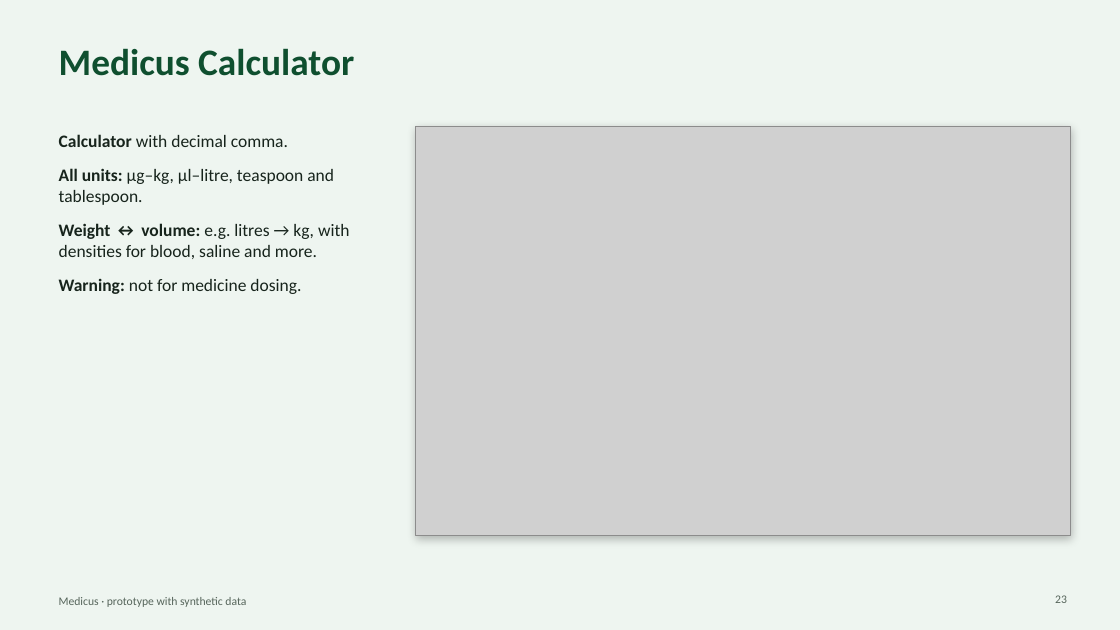
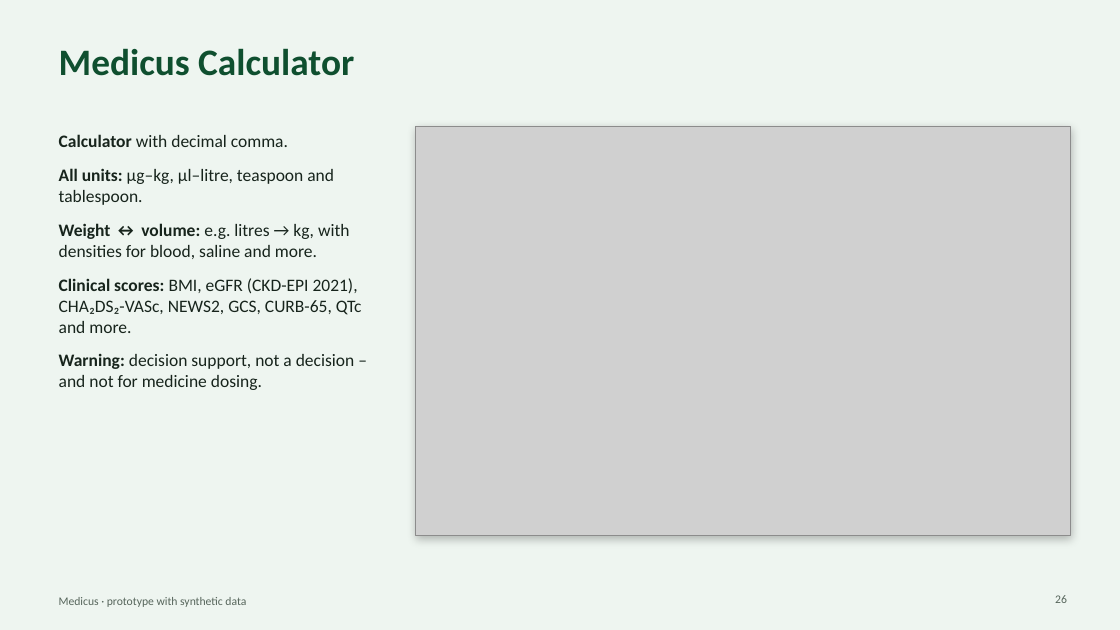
Before and after one commit to MusaMiyamoto/Medicus, a slide deck: slide 26 of docs/Medicus-presentation-en.pptx (slide 23 before the commit). Drawn at 1120x630 pixels with LibreOffice and Linux fonts; fonts in the diff are those of the drawing; grey boxes stand for pictures. Boxes give left, top, right and bottom in pixels: in the first picture for what was removed or moved away, otherwise in the second. Text is boxed around its words. In the diff, an @@ line names an element or a change of style, - is before the commit and + after.

```diff
--- a/docs/Medicus-presentation-en.pptx
+++ b/docs/Medicus-presentation-en.pptx
@@ text at <box>59,278,362,390</box>: text changed @@
-• Warning: not for medicine dosing.
+• Clinical scores: BMI, eGFR (CKD-EPI 2021), CHA₂DS₂-VASc, NEWS2, GCS, CURB-65, QTc and more.
+• Warning: decision support, not a decision – and not for medicine dosing.
@@ page number at <box>1055,595,1067,603</box>: text changed @@
-23
+26
```
Also in this commit, not shown: 2 other slides changed, 6 slides added, 3 other files.
